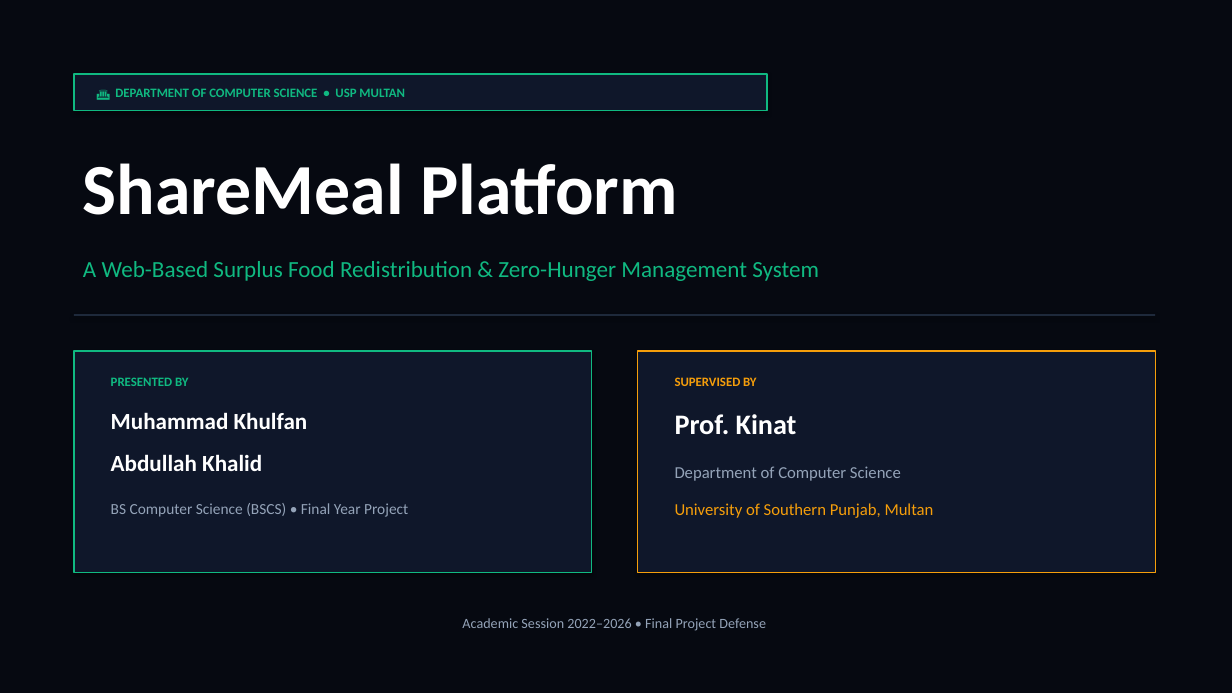
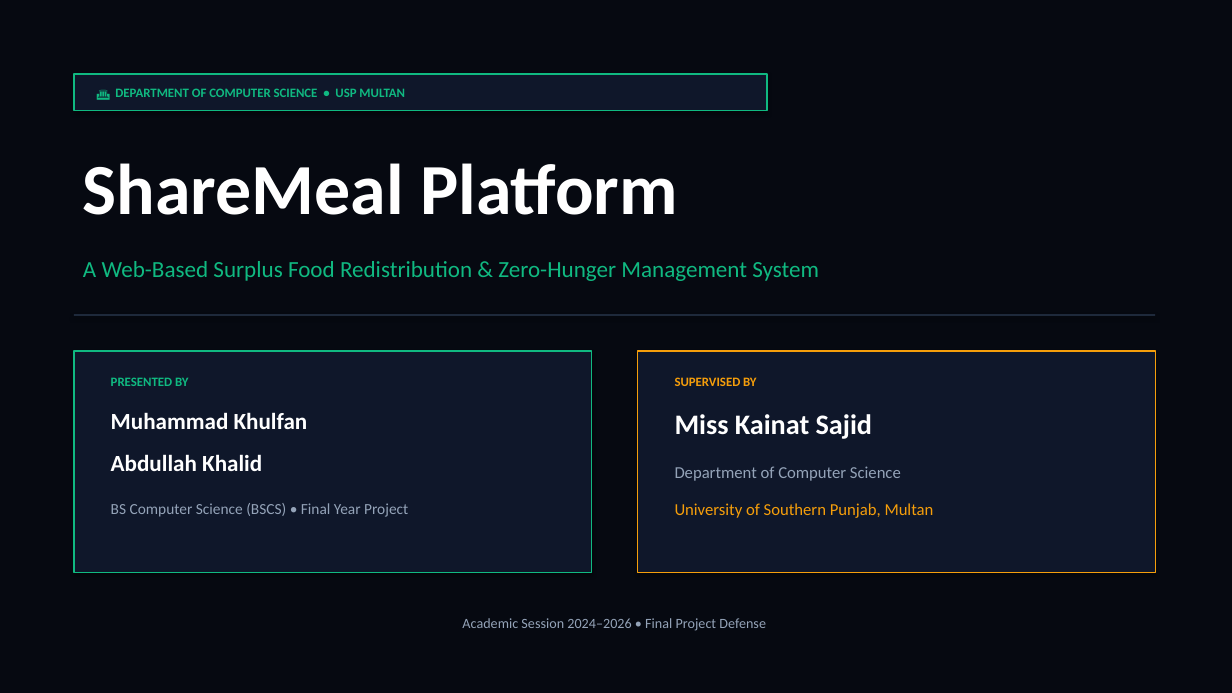
Before and after one commit to Khulfan42/ShareMeal-Platform, a slide deck: slide 1 of wwwroot/ShareMeal_Presentation.pptx. Drawn at 1232x693 pixels with LibreOffice and Linux fonts; fonts in the diff are those of the drawing. Boxes give left, top, right and bottom in pixels: in the first picture for what was removed or moved away, otherwise in the second. Text is boxed around its words. In the diff, an @@ line names an element or a change of style, - is before the commit and + after.

Commit message:
fix: finalize system stability, sanitize db nulls, add smart MealBot AI fallback and deliverables

```diff
--- a/wwwroot/ShareMeal_Presentation.pptx
+++ b/wwwroot/ShareMeal_Presentation.pptx
@@ text at bbox=[675, 414, 873, 439]: text changed @@
-Prof. Kinat
+Miss Kainat Sajid
@@ text at bbox=[462, 618, 766, 631]: text changed @@
-Academic Session 2022–2026 • Final Project Defense
+Academic Session 2024–2026 • Final Project Defense
```
Also in this commit, not shown: 1 other slide changed, 20 other files.
